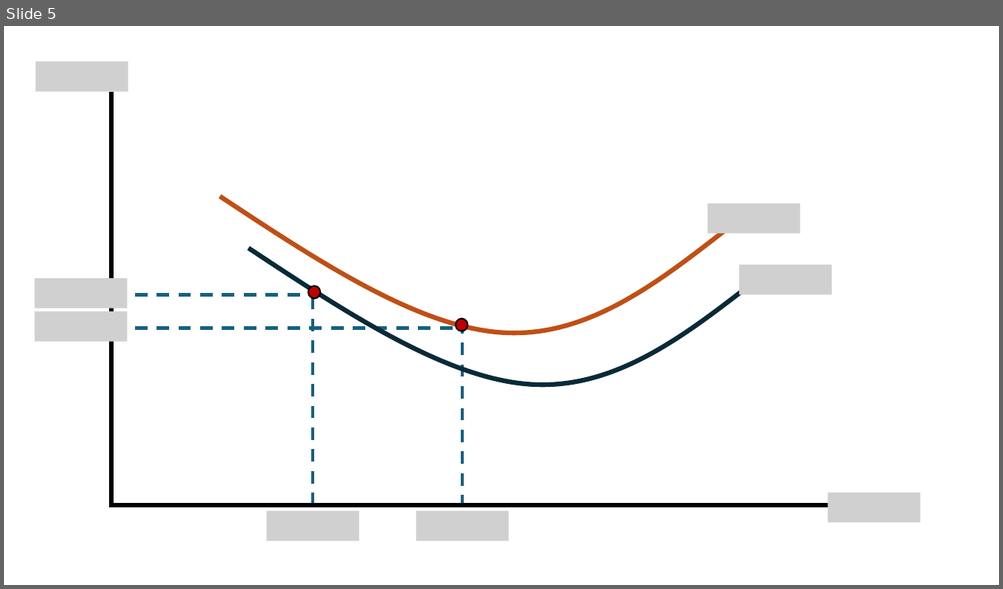
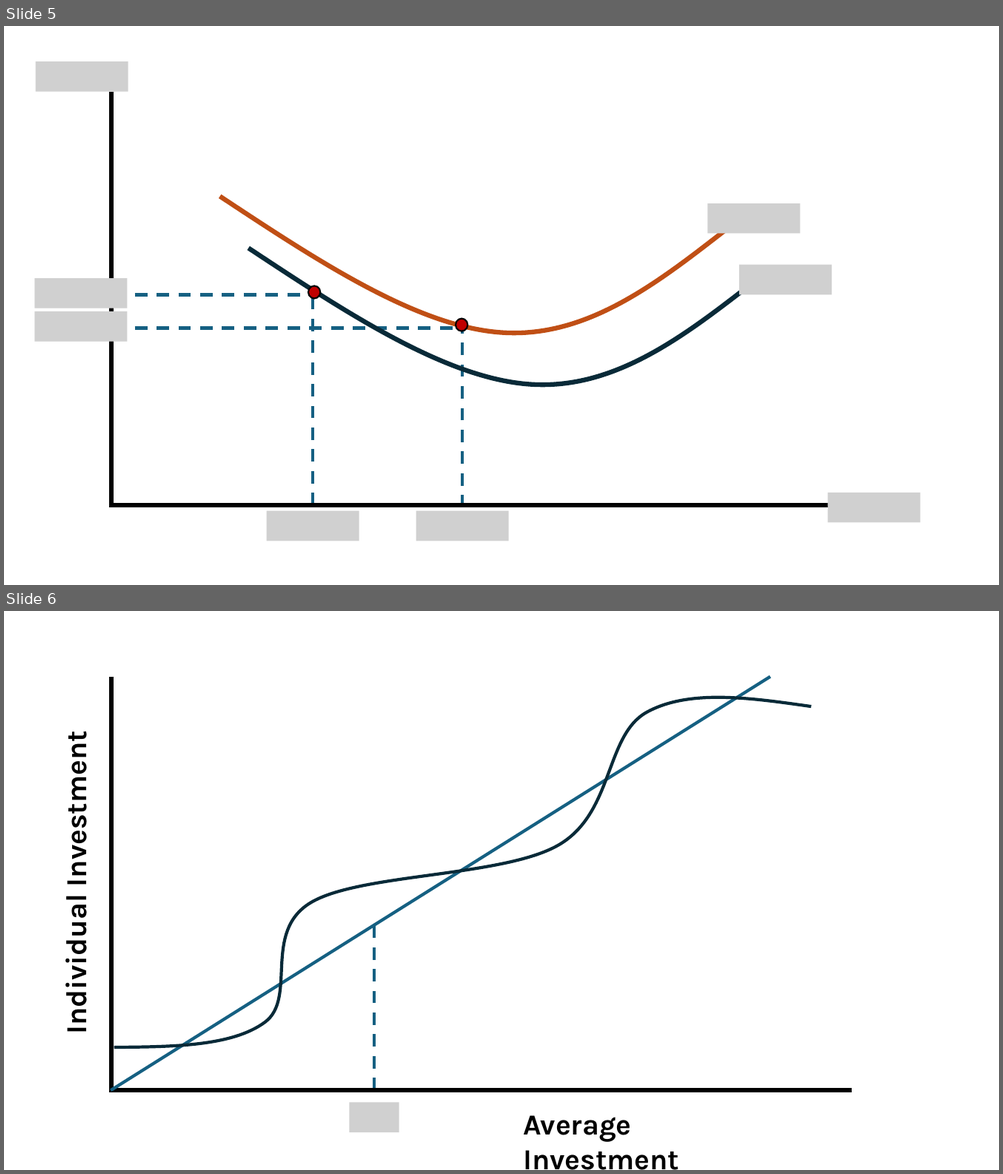
Before and after one commit to jrojas1003/EC-390-Development-Econ, a slide deck: Lectures/graph-maker-pp.pptx. Shown one above the other, each under a label of ours: slide 5 before the commit, slides 5 and 6 after it. The pictures are 1003x589 and 1003x1174 pixels, drawn with LibreOffice and Linux fonts; fonts in the diff are those of the drawing; grey boxes stand for pictures. Boxes give left, top, right and bottom in pixels: in the first picture for what was removed or moved away, otherwise in the second. Text is boxed around its words. In the diff, an @@ line names an element or a change of style, - is before the commit and + after.

Commit message:
updated with graphs

```diff
--- a/Lectures/graph-maker-pp.pptx
+++ b/Lectures/graph-maker-pp.pptx
@@ slide 6 added at box(4, 611, 999, 1170), background #FFFFFF @@
@@ line added from (111, 1091) to (770, 677), #156082 3 pt @@
@@ line added from (111, 677) to (111, 1093), #000000 4.5 pt @@
@@ freeform shape added at box(114, 698, 811, 1048), outline #092A39 3 pt @@
@@ text added at box(57, 746, 95, 1031), 28 pt, text #000000, bold @@
+Individual Investment
@@ line added from (374, 1091) to (374, 925), #156082 3 pt dashed @@
@@ line added from (851, 1091) to (110, 1091), #000000 4.5 pt @@
@@ picture added at box(350, 1102, 399, 1133) @@
@@ text added at box(523, 1116, 679, 1170), 28 pt, text #000000, bold @@
+Average Investment
```
